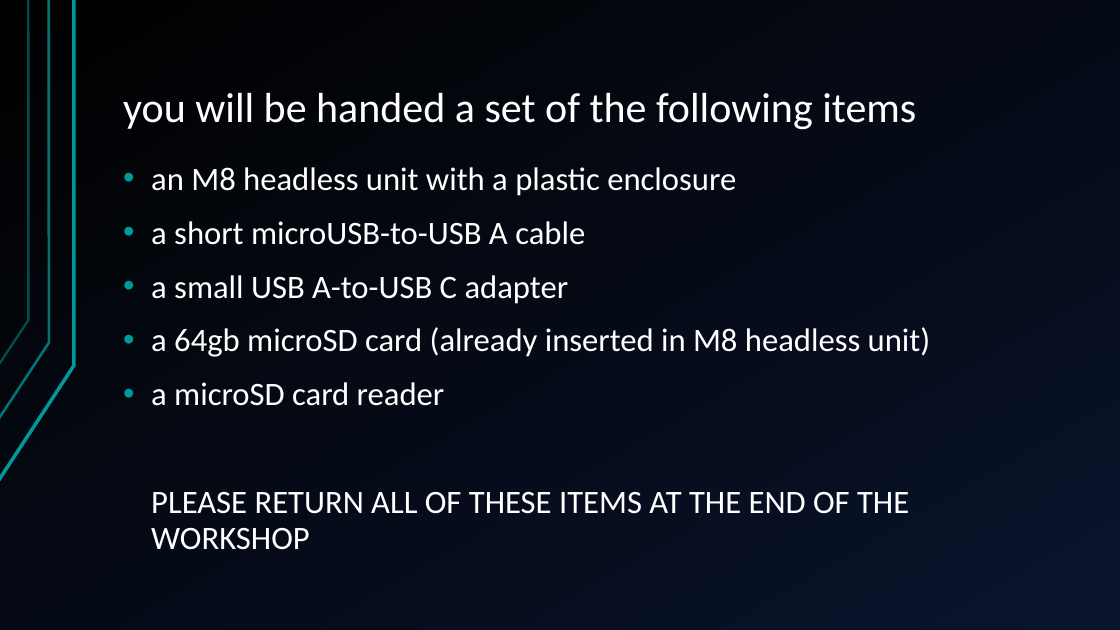
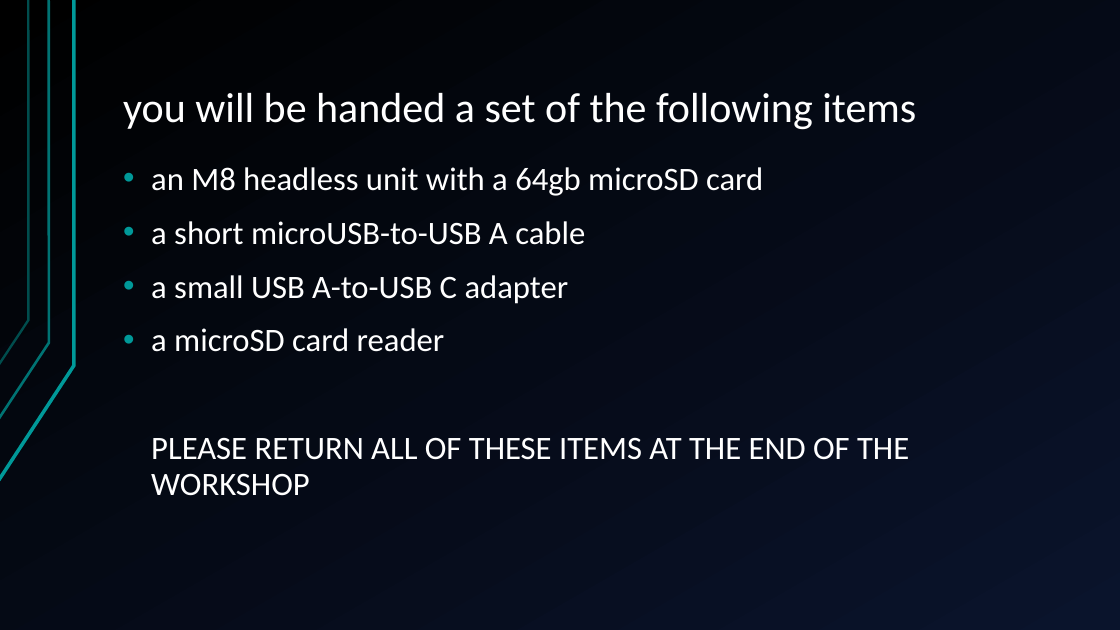
Before and after one commit to jegasus/m8-tracker-workshop, a slide deck: slide 4 of slides_v1.odp. Drawn at 1120x630 pixels with LibreOffice and Linux fonts; fonts in the diff are those of the drawing. Boxes give left, top, right and bottom in pixels: in the first picture for what was removed or moved away, otherwise in the second. Text is boxed around its words. In the diff, an @@ line names an element or a change of style, - is before the commit and + after.

```diff
--- a/slides_v1.odp
+++ b/slides_v1.odp
@@ text at [151, 167, 763, 196]: text changed @@
-• an M8 headless unit with a plastic enclosure
+• an M8 headless unit with a 64gb microSD card
@@ text at [151, 327, 931, 357]: paragraph removed @@
-• a 64gb microSD card (already inserted in M8 headless unit)
```
Also in this commit, not shown: 4 other slides changed, 4 slides added, 1 slide removed.
